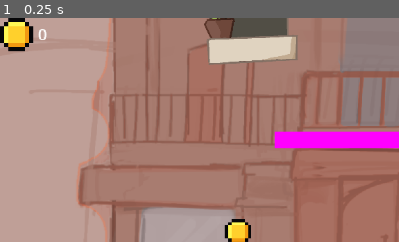
Above: before the commit, frame 1.
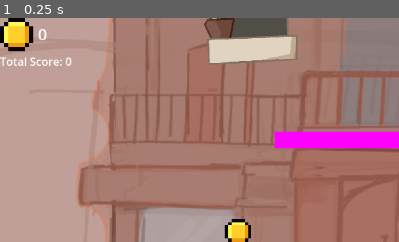
Above: after the commit, the same moment.

Repository: awowy/Cat-Game
Game: Godot game, scene res://scenes/main.tscn
Two runs of this game, one before a commit and one after it. Both use one fixed random seed, a clock stepped at 60 frames per second and the inputs below.
Inputs:
- Up to frame 1 (0.25 s): no input
The pictures show only the part of the screen within x 0-50%, y 0-50%; the shares and areas given below are measured in that part.

The runs differ from the first frame. In frame 1, 0.3% of the frame differs, in the area x 0-19%, y 17-22%.

Commit message:
feat: added score ui and one way platform

Diff:
--- a/cat-game/scenes/main.tscn
+++ b/cat-game/scenes/main.tscn
@@ -1,15 +1,16 @@
-[gd_scene load_steps=12 format=3 uid="uid://b1g2emsj6dnqc"]
+[gd_scene load_steps=13 format=3 uid="uid://b1g2emsj6dnqc"]
 
 [ext_resource type="Texture2D" uid="uid://f8tm7w7wla03" path="res://assets/background/background_0.png" id="1_o6xl0"]
 [ext_resource type="PackedScene" uid="uid://m6vufvgd1ucs" path="res://scenes/player.tscn" id="1_sugp2"]
 [ext_resource type="PackedScene" uid="uid://coaf5p7klldq2" path="res://scenes/camera_2d.tscn" id="2_jyhfs"]
 [ext_resource type="PackedScene" uid="uid://84y145u6urx2" path="res://scenes/placeholder_ground.tscn" id="3_tbgi4"]
-[ext_resource type="Script" uid="uid://ylvle5wwvksp" path="res://scenes/camera.gd" id="4_tipki"]
-[ext_resource type="PackedScene" path="res://scenes/insects.tscn" id="6_tefeu"]
-[ext_resource type="Script" uid="uid://dmpvte7ftaebx" path="res://scenes/platform_manager.gd" id="7_85g3d"]
-[ext_resource type="PackedScene" path="res://scenes/insects_ui.tscn" id="7_o6xl0"]
+[ext_resource type="Script" path="res://scenes/camera.gd" id="4_tipki"]
+[ext_resource type="PackedScene" uid="uid://cj5qto4fg2mwq" path="res://scenes/insects.tscn" id="6_tefeu"]
+[ext_resource type="Script" path="res://scenes/platform_manager.gd" id="7_85g3d"]
+[ext_resource type="PackedScene" uid="uid://bbykibi67y2wq" path="res://scenes/insects_ui.tscn" id="7_o6xl0"]
 [ext_resource type="PackedScene" uid="uid://g38sm6kqv7ku" path="res://scenes/platform_1.tscn" id="8_choun"]
-[ext_resource type="PackedScene" uid="uid://baycg2ckrtxne" path="res://scenes/background_1.tscn" id="11_ya4ey"]
+[ext_resource type="PackedScene" uid="uid://dr03xxs4mrix2" path="res://scenes/score_ui.tscn" id="11_eb6dy"]
+[ext_resource type="PackedScene" uid="uid://ocil7uree6io" path="res://scenes/background_1.tscn" id="11_ya4ey"]
 
 [sub_resource type="SegmentShape2D" id="SegmentShape2D_tefeu"]
 a = Vector2(-132.5899, 0)
@@ -85,6 +86,9 @@
 [node name="InsectsUI" parent="CanvasLayer" instance=ExtResource("7_o6xl0")]
 scale = Vector2(0.597657, 0.597657)
 
+[node name="score_ui" parent="CanvasLayer" instance=ExtResource("11_eb6dy")]
+offset_top = 51.0
+
 [node name="Sprite2D" parent="." instance=ExtResource("11_ya4ey")]
 position = Vector2(4, -315)
 
--- a/cat-game/scenes/platform_1.tscn
+++ b/cat-game/scenes/platform_1.tscn
@@ -21,6 +21,7 @@
 [node name="CollisionShape2D" type="CollisionShape2D" parent="."]
 position = Vector2(-2.5, 17.5)
 shape = SubResource("RectangleShape2D_y3yn5")
+one_way_collision = true
 
 [node name="Area2D" type="Area2D" parent="."]
 
--- /dev/null
+++ b/cat-game/scenes/score_ui.gd
@@ -0,0 +1,9 @@
+extends Control
+
+@onready var label = $RichTextLabel
+
+func _ready() -> void:
+	EventController.connect('platform_scored', on_event_platform_scored)
+
+func on_event_platform_scored(value: int):
+	label.text = 'Total Score: ' + str(value)
--- /dev/null
+++ b/cat-game/scenes/score_ui.tscn
@@ -0,0 +1,18 @@
+[gd_scene load_steps=2 format=3 uid="uid://dr03xxs4mrix2"]
+
+[ext_resource type="Script" uid="uid://c76qy57kq2k4s" path="res://scenes/score_ui.gd" id="1_hoy1o"]
+
+[node name="score_ui" type="Control"]
+layout_mode = 3
+anchors_preset = 15
+anchor_right = 1.0
+anchor_bottom = 1.0
+grow_horizontal = 2
+grow_vertical = 2
+script = ExtResource("1_hoy1o")
+
+[node name="RichTextLabel" type="RichTextLabel" parent="."]
+layout_mode = 0
+offset_right = 163.0
+offset_bottom = 40.0
+text = "Total Score: 0"
--- a/cat-game/scripts/platform_scored.gd
+++ b/cat-game/scripts/platform_scored.gd
@@ -4,7 +4,6 @@
 
 func _on_area_2d_body_entered(body: Node2D) -> void:
 	if (is_touched == false) and (body.is_in_group('player')):
-		print('+1 platform score')
 		GameController.platform_scored(value)
 		is_touched = true
 		return
Not shown: 1 places in cat-game/scenes/insects_ui.tscn that only renumber resources
Not shown, added: cat-game/scenes/score_ui.gd.uid
